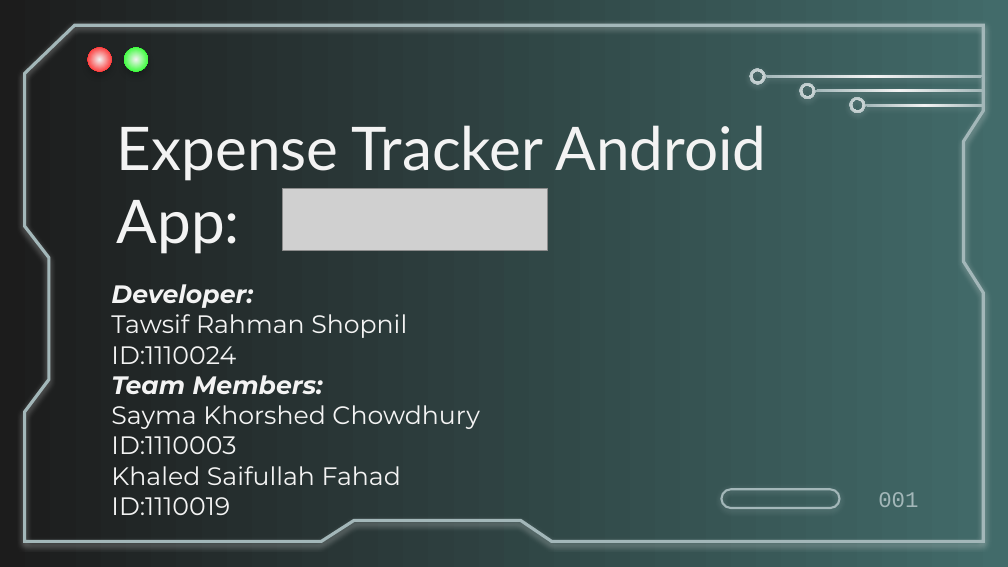
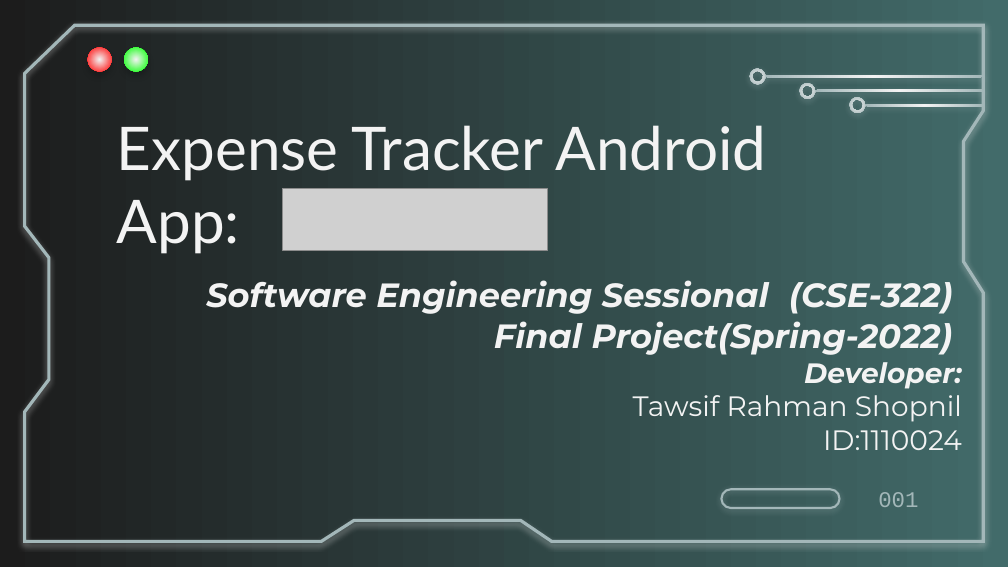
Before and after one commit to tawsif-rahman-shopnil/pocket_hishab_apk, a slide deck: slide 1 of App Presentation.pptx. Drawn at 1008x567 pixels with LibreOffice and Linux fonts; fonts in the diff are those of the drawing; grey boxes stand for pictures. Boxes give left, top, right and bottom in pixels: in the first picture for what was removed or moved away, otherwise in the second. Text is boxed around its words. In the diff, an @@ line names an element or a change of style, - is before the commit and + after.

```diff
--- a/App Presentation.pptx
+++ b/App Presentation.pptx
@@ subtitle "Software Engineering Sessional (CSE-322)": place and size @@
-subtitle "Software Engineering Sessional (CSE-322)" at [111,284,480,515]
+subtitle "Software Engineering Sessional (CSE-322)" at [206,280,962,450]
@@ subtitle at [206,280,953,355]: paragraphs added @@
+Software Engineering Sessional (CSE-322)
+Final Project(Spring-2022)
@@ subtitle at [111,375,480,515]: paragraphs removed @@
-Team Members:
-Sayma Khorshed Chowdhury
-ID:1110003
-Khaled Saifullah Fahad
-ID:1110019
@@ subtitle at [633,362,962,450]: size 18 to 20 pt in "Developer:", "Tawsif Rahman Shopnil", "ID:1110024"; alignment left to right @@
```
Also in this commit, not shown: 12 other files.
